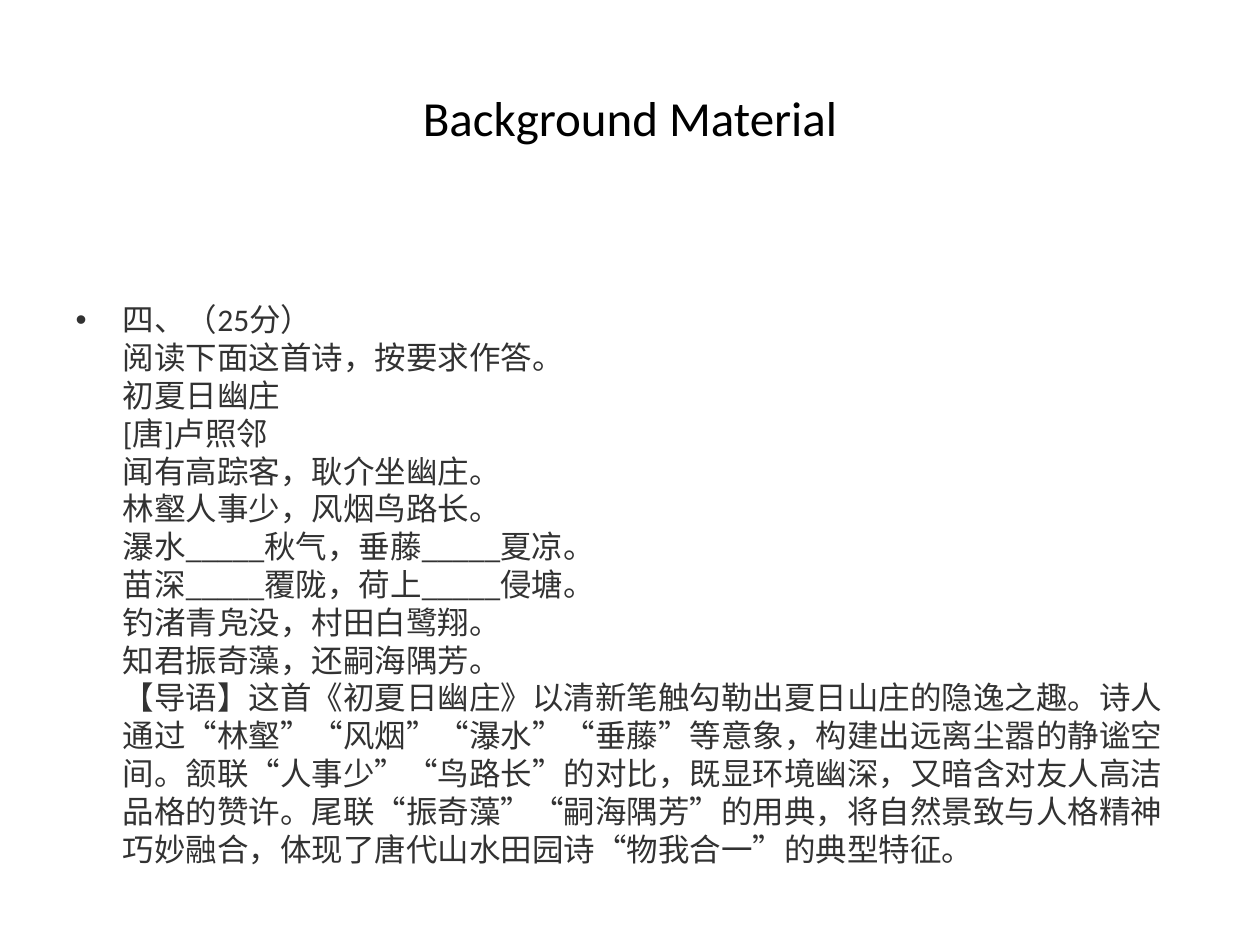
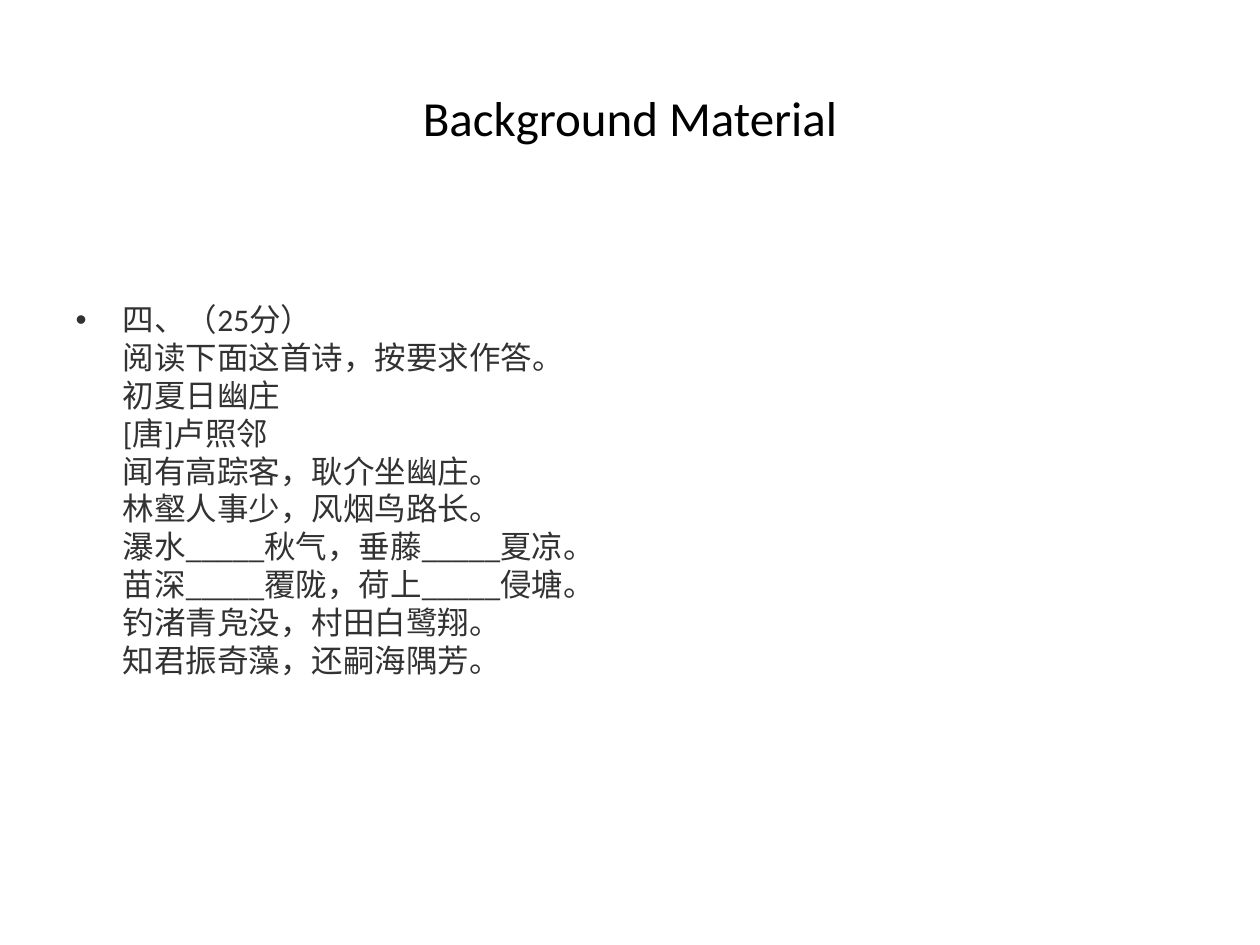
Before and after one commit to chenchen8486/word2ppt-assistant, a slide deck: slide 45 of 测试文档_processed.pptx (slide 36 before the commit). Drawn at 1260x945 pixels with LibreOffice and Linux fonts; fonts in the diff are those of the drawing. Boxes give left, top, right and bottom in pixels: in the first picture for what was removed or moved away, otherwise in the second. Text is boxed around its words. In the diff, an @@ line names an element or a change of style, - is before the commit and + after.

```diff
--- a/测试文档_processed.pptx
+++ b/测试文档_processed.pptx
@@ text at (x1=123, y1=304, x2=595, y2=675): text changed @@
-• 四、（25分）
-  阅读下面这首诗，按要求作答。
-  初夏日幽庄
-  [唐]卢照邻
-  闻有高踪客，耿介坐幽庄。
-  林壑人事少，风烟鸟路长。
-  瀑水_____秋气，垂藤_____夏凉。
-  苗深_____覆陇，荷上_____侵塘。
-  钓渚青凫没，村田白鹭翔。
-  知君振奇藻，还嗣海隅芳。
-  【导语】这首《初夏日幽庄》以清新笔触勾勒出夏日山庄的隐逸之趣。诗人通过“林壑”“风烟”“瀑水”“垂藤”等意象，构建出远离尘嚣的静谧空间。颔联“人事少”“鸟路长”的对比，既显环境幽深，又暗含对友人高洁品格的赞许。尾联“振奇藻”“嗣海隅芳”的用典，将自然景致与人格精神巧妙融合，体现了唐代山水田园诗“物我合一”的典型特征。
+• 四、（25分）
+  阅读下面这首诗，按要求作答。
+  初夏日幽庄
+  [唐]卢照邻
+  闻有高踪客，耿介坐幽庄。
+  林壑人事少，风烟鸟路长。
+  瀑水_____秋气，垂藤_____夏凉。
+  苗深_____覆陇，荷上_____侵塘。
+  钓渚青凫没，村田白鹭翔。
+  知君振奇藻，还嗣海隅芳。
```
Also in this commit, not shown: 52 other slides changed, 26 slides added, 10 slides removed, 8 other files.
